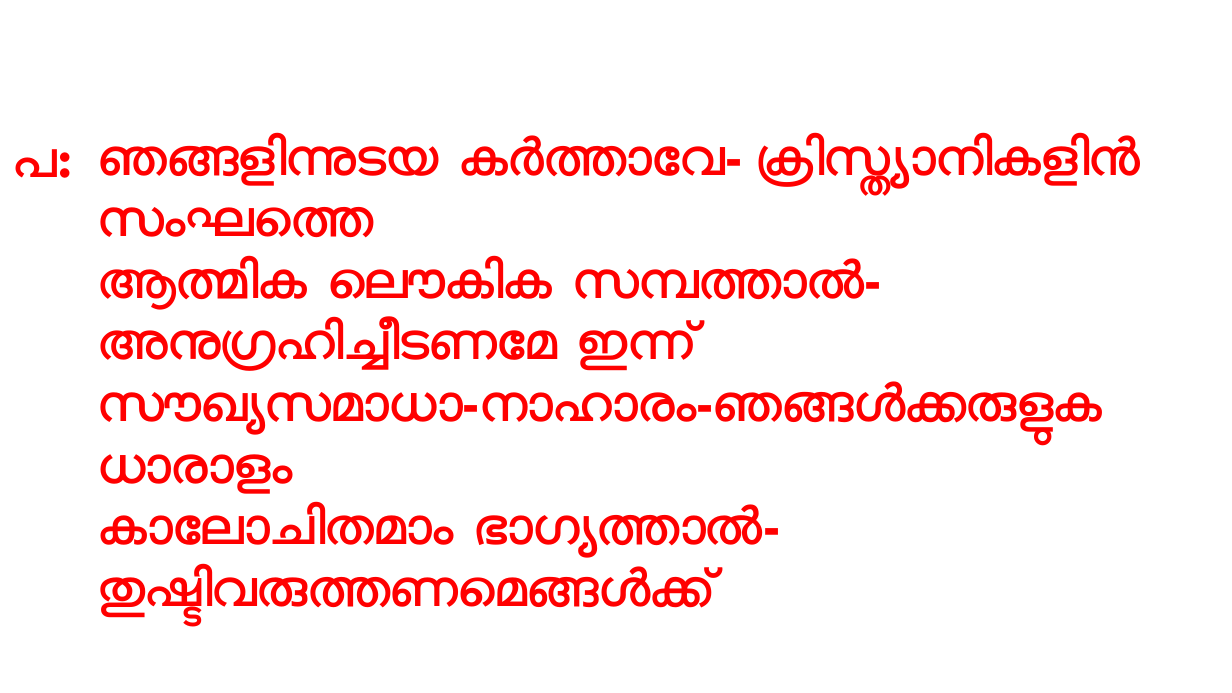
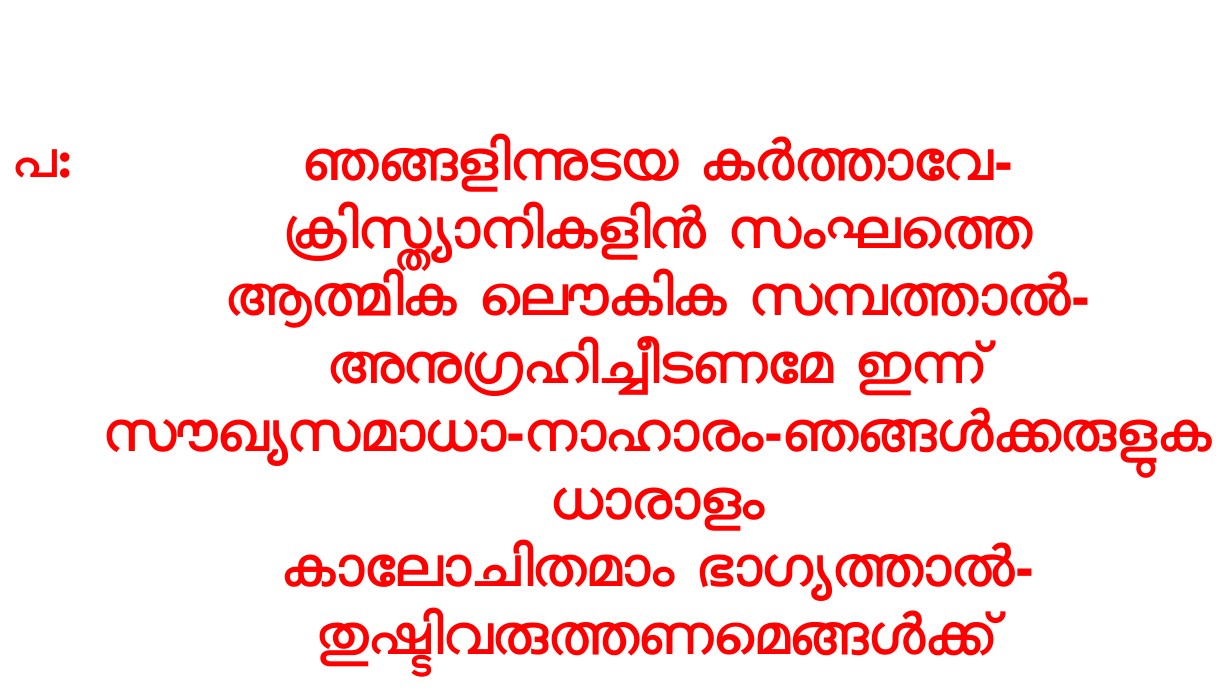
Before and after one commit to gijocode/Church_PPT_Utility, a slide deck: slide 136 of templates/malayalam_service_template.pptx. Drawn at 1232x693 pixels with LibreOffice and Linux fonts; fonts in the diff are those of the drawing. Boxes give left, top, right and bottom in pixels: in the first picture for what was removed or moved away, otherwise in the second. Text is boxed around its words. In the diff, an @@ line names an element or a change of style, - is before the commit and + after.

```diff
--- a/templates/malayalam_service_template.pptx
+++ b/templates/malayalam_service_template.pptx
@@ text "ഞങ്ങളിന്നുടയ കര്‍ത്താവേ- ക്രിസ്ത്യാനികളിന്‍ സംഘത്തെ" at (x1=105, y1=136, x2=1212, y2=670): size 40 to 44 pt; alignment left to centre @@
```
Also in this commit, not shown: 18 other slides changed, 1 other file.
